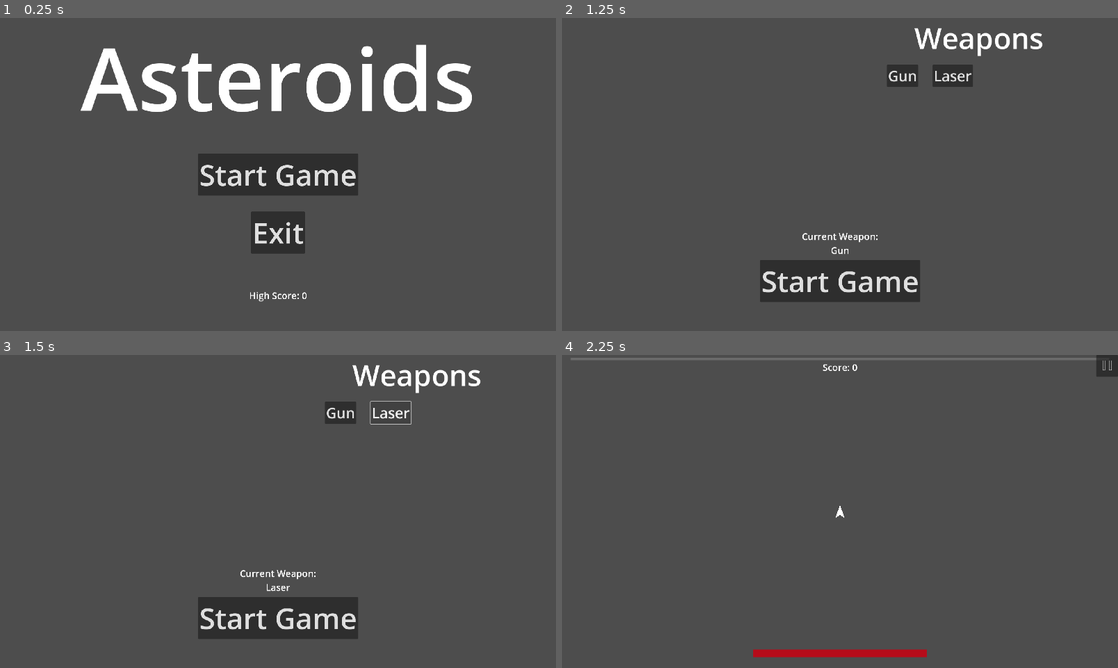
Above: before the commit, frames 1-4 (two rows, left to right).
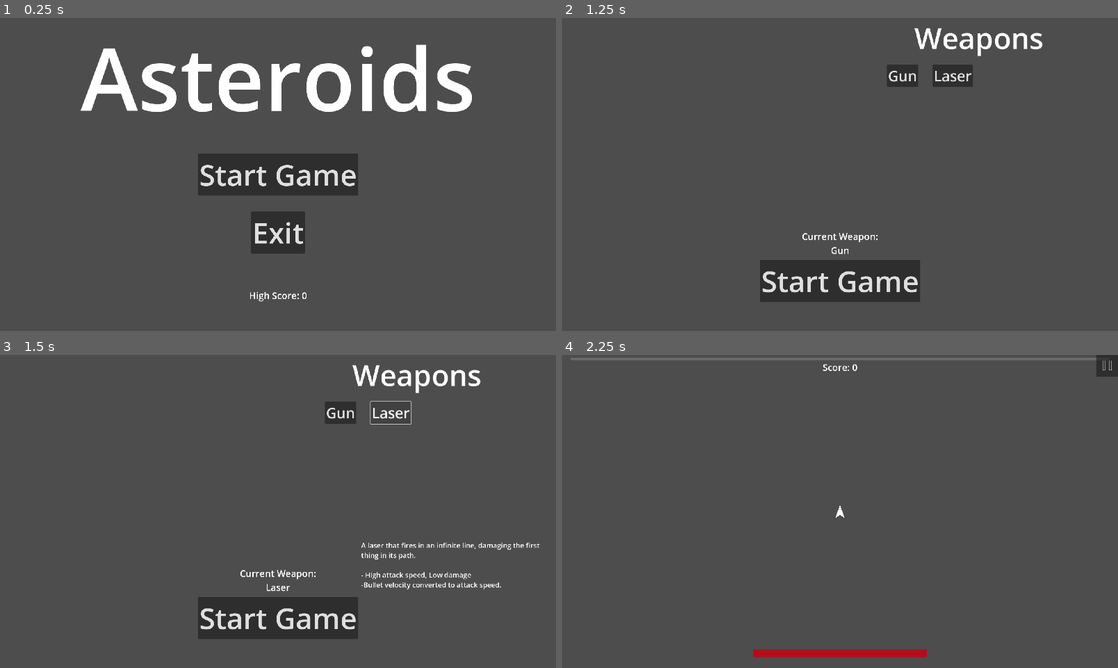
Above: after the commit, the same moments.

Repository: CoilSeb/AsteroidsPersonal
Game: Godot game, scene res://Scenes/Screens/Start Screen/StartScreen.tscn
Same seed, same stepped clock (60 frames per second), same inputs: the game is played once before the commit and once after it.
Inputs:
- Up to frame 1 (0.25 s): no input
- Up to frame 2 (1.25 s): click "Start Game" at 0.5 s
- Up to frame 3 (1.5 s): click "Laser" at 1.25 s
- Up to frame 4 (2.25 s): click "Start Game" at 2 s

Frames 1-2 are identical in both runs. In frame 3, 0.7% of the frame differs, in the area x 65-98%, y 60-75%; in frame 4, nothing differs.

Commit message:
Add Laser_Text visibility and update counter thrust upgrade values

Diff:
--- a/Scenes/Screens/Start_Menu/start_menu.gd
+++ b/Scenes/Screens/Start_Menu/start_menu.gd
@@ -19,6 +19,7 @@
 func _on_laser_button_pressed():
 	Global.weapon = "Laser"
 	Global.damage = 2
+	$Laser_Text.visible = true
 
 
 func _on_start_pressed():
--- a/Scenes/Screens/Start_Menu/start_menu.tscn
+++ b/Scenes/Screens/Start_Menu/start_menu.tscn
@@ -79,6 +79,26 @@
 horizontal_alignment = 1
 vertical_alignment = 1
 
+[node name="Laser_Text" type="RichTextLabel" parent="."]
+visible = false
+anchors_preset = 3
+anchor_left = 1.0
+anchor_top = 1.0
+anchor_right = 1.0
+anchor_bottom = 1.0
+offset_left = -673.0
+offset_top = -440.0
+offset_right = -3.0
+offset_bottom = -88.0
+grow_horizontal = 0
+grow_vertical = 0
+theme_override_font_sizes/normal_font_size = 24
+text = "A laser that fires in an infinite line, damaging the first thing in its path.
+
+- High attack speed, Low damage
+-Bullet velocity converted to attack speed. "
+fit_content = true
+
 [connection signal="pressed" from="Control/Start" to="." method="_on_start_pressed"]
 [connection signal="pressed" from="Control/Gun_Button" to="." method="_on_gun_button_pressed"]
 [connection signal="pressed" from="Control/Laser_Button" to="." method="_on_laser_button_pressed"]
--- a/Scenes/UI/UI.gd
+++ b/Scenes/UI/UI.gd
@@ -206,6 +206,7 @@
 			upgrades[i] = my_upgrade
 		else:
 			buttons[i].text = "null"
+			textures[i].texture = null
 			upgrades[i] = null
 
 	first_upgrade = upgrades[0]
--- a/Upgrades/Solo_Upgrades/counter_thrust.tres
+++ b/Upgrades/Solo_Upgrades/counter_thrust.tres
@@ -6,22 +6,22 @@
 [sub_resource type="Resource" id="Resource_0nun0"]
 script = ExtResource("1_wg1gf")
 upgrade_name = "counter_thrust"
-upgrade_text = "Upgrade counter thrust by 200 "
-upgrade_value = 200.0
+upgrade_text = "Upgrade counter thrust by 300 "
+upgrade_value = 300.0
 upgrade_texture = ExtResource("2_sut6x")
 
 [sub_resource type="Resource" id="Resource_ukgxh"]
 script = ExtResource("1_wg1gf")
 upgrade_name = "counter_thrust"
-upgrade_text = "Upgrade counter thrust by 100 "
-upgrade_value = 100.0
+upgrade_text = "Upgrade counter thrust by 200 "
+upgrade_value = 200.0
 upgrade_texture = ExtResource("2_sut6x")
 next_upgrade = SubResource("Resource_0nun0")
 
 [resource]
 script = ExtResource("1_wg1gf")
 upgrade_name = "counter_thrust"
-upgrade_text = "Upgrade counter thrust by 300 "
-upgrade_value = 500.0
+upgrade_text = "Upgrade counter thrust by 500 "
+upgrade_value = 1000.0
 upgrade_texture = ExtResource("2_sut6x")
 next_upgrade = SubResource("Resource_ukgxh")
